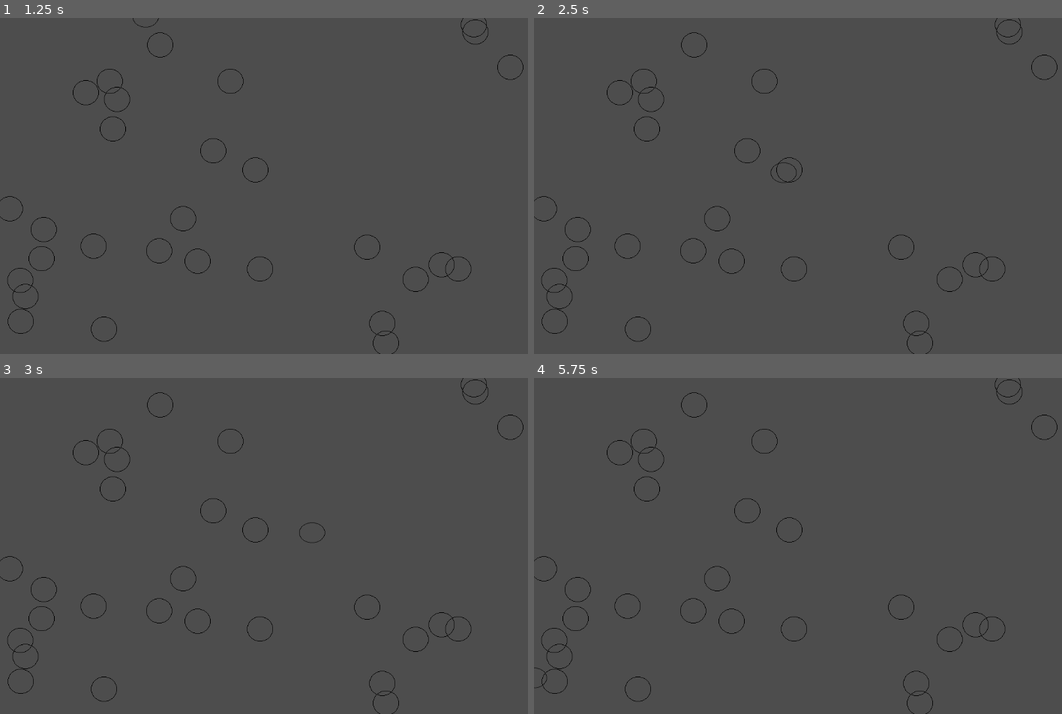
Above: before the commit, frames 1-4 (two rows, left to right).
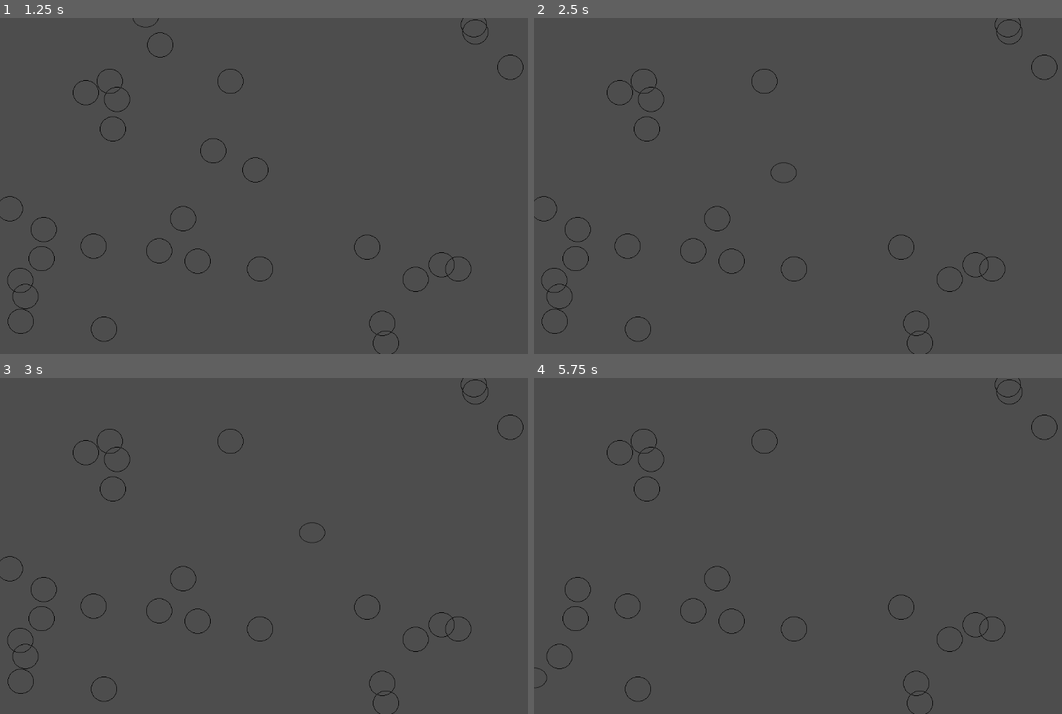
Above: after the commit, the same moments.

Repository: dome025/Untitled_Fish_Game
Game: Godot game, scene res://main.tscn
Two runs of this game, one before a commit and one after it. Both use one fixed random seed, a clock stepped at 60 frames per second and the inputs below.
Inputs:
- Up to frame 1 (1.25 s): hold Right (move_right) from 0.53 s (still down)
- Up to frame 2 (2.5 s): tap Enter at 1.25 s; release Right (move_right) at 1.28 s; hold Down (move_down) 1.28-2.03 s; hold Right (move_right) from 2.03 s (still down)
- Up to frame 3 (3 s): tap Space (scale_up) at 2.75 s; release Right (move_right) at 2.78 s; hold Space (scale_up) from 2.78 s (still down)
- Up to frame 4 (5.75 s): tap Enter at 3.5 s; release Space (scale_up) at 3.53 s; hold Left (move_left) 3.53-5.03 s; tap Space (scale_up) at 5 s; hold Down (move_down) from 5.03 s (still down)

Frame 1 is identical in both runs. In frame 2, less than 0.1% of the frame differs, in the area x 27-51%, y 4-49%; in frame 3, less than 0.1%; in frame 4, 0.2%, in the area x 0-51%, y 4-94%.

Commit message:
Little progress on food mechanic

Diff:
--- a/Player.gd
+++ b/Player.gd
@@ -1,4 +1,6 @@
 extends Area2D
+
+class_name Player;
 
 @export var speed = 400; # How fast the player will move (pixels/sec).
 @export var health = 100;
@@ -14,6 +16,8 @@
 
 # Called every frame. 'delta' is the elapsed time since the previous frame.
 func _process(delta):
+	if health <= 0:
+		return;
 	var velocity = Vector2.ZERO; # The player's movement vector.
 
 	if Input.is_action_pressed("move_right"):
@@ -28,7 +32,6 @@
 	if Input.is_action_pressed("scale_up"):
 		scale.x += scaleUp * 0.5 * scaleUpTime;
 		scale.y += scaleUp * 0.5 * scaleUpTime;
-		health -= 1;
 		scaleUpTime += delta;
 	else:
 		if scale.x > baseScale:
@@ -41,4 +44,15 @@
 	if velocity.length() > 0:
 		velocity = velocity.normalized() * speed;
 
+	print(0.5 * delta)
+	print(scaleUpTime * 0.5)
+	health = health - 0.5 * delta - scaleUpTime * 0.5;
+	print(health)
+
 	position += velocity * delta;
+
+
+func _on_area_shape_entered(area_rid, area, area_shape_index, local_shape_index):
+	if area is Food:
+		health += 5;
+		area.queue_free();
--- /dev/null
+++ b/food.gd
@@ -0,0 +1,13 @@
+extends Area2D
+
+class_name Food;
+
+
+# Called when the node enters the scene tree for the first time.
+func _ready():
+	pass # Replace with function body.
+
+
+# Called every frame. 'delta' is the elapsed time since the previous frame.
+func _process(delta):
+	pass
--- a/food.tscn
+++ b/food.tscn
@@ -1,5 +1,6 @@
-[gd_scene load_steps=4 format=3 uid="uid://bffld2x6g3wgf"]
+[gd_scene load_steps=5 format=3 uid="uid://bffld2x6g3wgf"]
 
+[ext_resource type="Script" path="res://food.gd" id="1_5ub5f"]
 [ext_resource type="Texture2D" uid="uid://cqe1o44gdrlev" path="res://assets/Cell.png" id="1_785c4"]
 
 [sub_resource type="SpriteFrames" id="SpriteFrames_2rc7e"]
@@ -17,6 +18,7 @@
 radius = 25.0
 
 [node name="Food" type="Area2D"]
+script = ExtResource("1_5ub5f")
 
 [node name="AnimatedSprite2D" type="AnimatedSprite2D" parent="."]
 sprite_frames = SubResource("SpriteFrames_2rc7e")
--- a/player.tscn
+++ b/player.tscn
@@ -27,3 +27,5 @@
 
 [node name="CollisionShape2D" type="CollisionShape2D" parent="."]
 shape = SubResource("CircleShape2D_lcooe")
+
+[connection signal="area_shape_entered" from="." to="." method="_on_area_shape_entered"]
